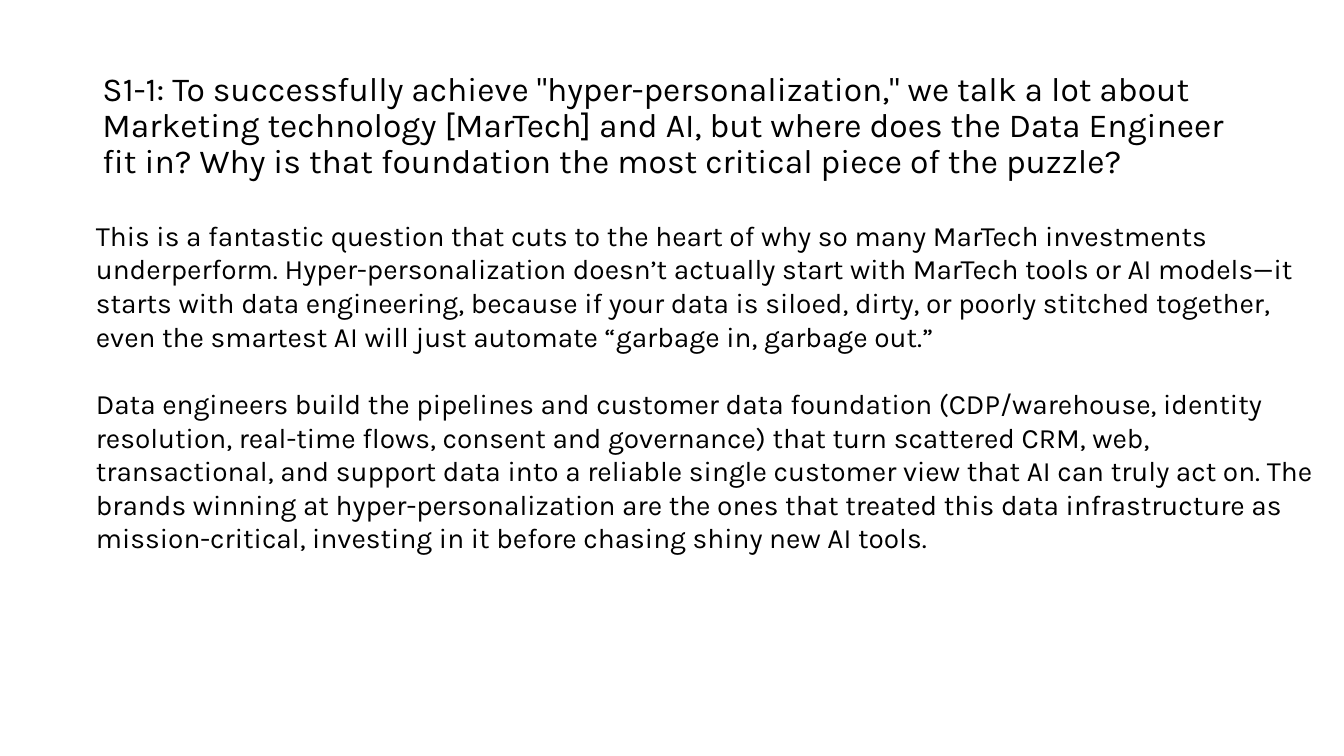
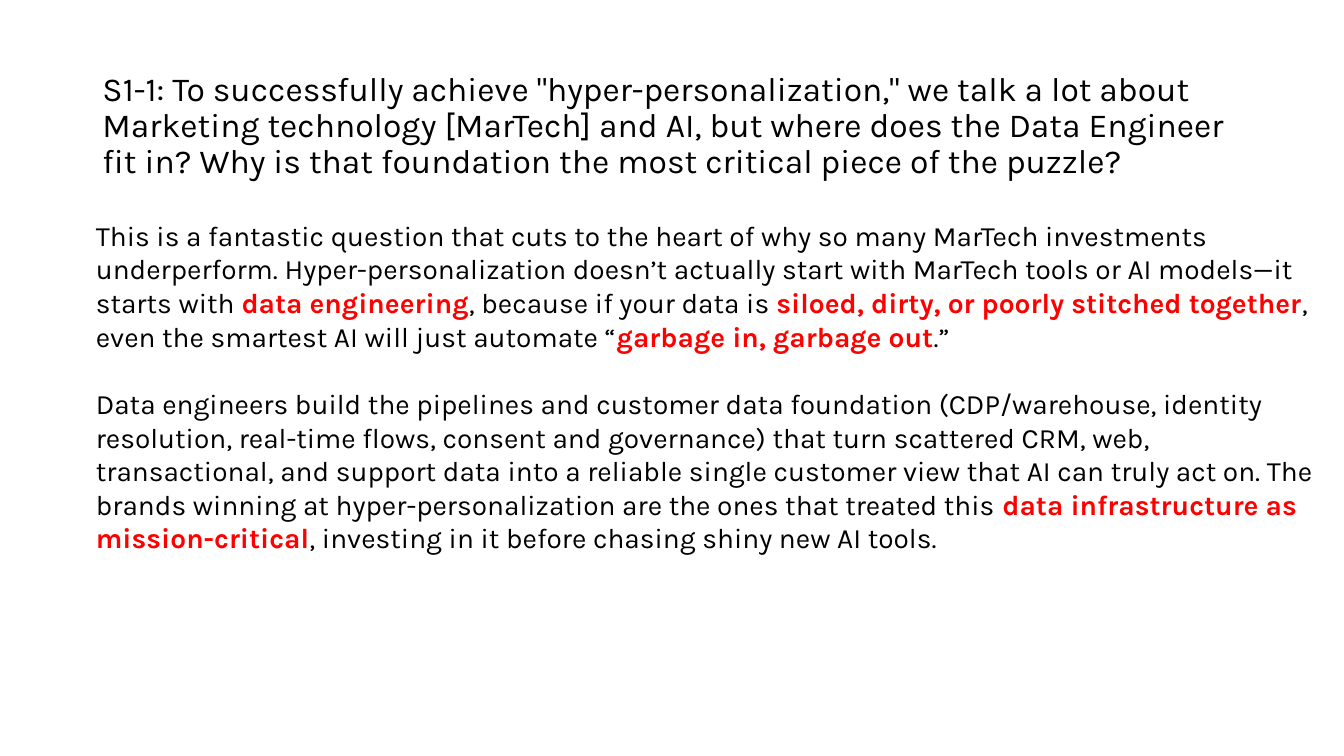
Before and after one commit to nielsberglund/presentations-2025, a slide deck: slide 2 of asante-webinar/webinar.pptx. Drawn at 1344x756 pixels with LibreOffice and Linux fonts; fonts in the diff are those of the drawing. Boxes give left, top, right and bottom in pixels: in the first picture for what was removed or moved away, otherwise in the second. Text is boxed around its words. In the diff, an @@ line names an element or a change of style, - is before the commit and + after.

```diff
--- a/asante-webinar/webinar.pptx
+++ b/asante-webinar/webinar.pptx
@@ text "This is a fantastic question ..." at [96,226,1312,555]: text colour #000000 to #FF0000, bold on in "data engineering, siloed, dirty, or poorly stitched ...", "data infrastructure as mission-critical," @@
```
Also in this commit, not shown: 11 other files.
